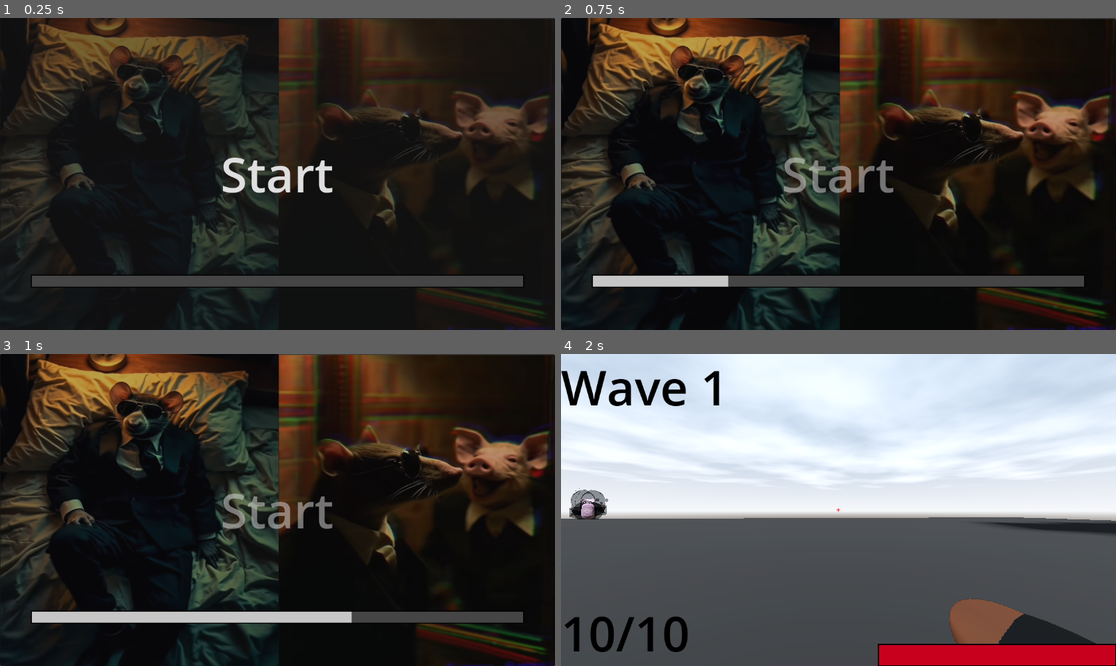
Above: before the commit, frames 1-4 (two rows, left to right).
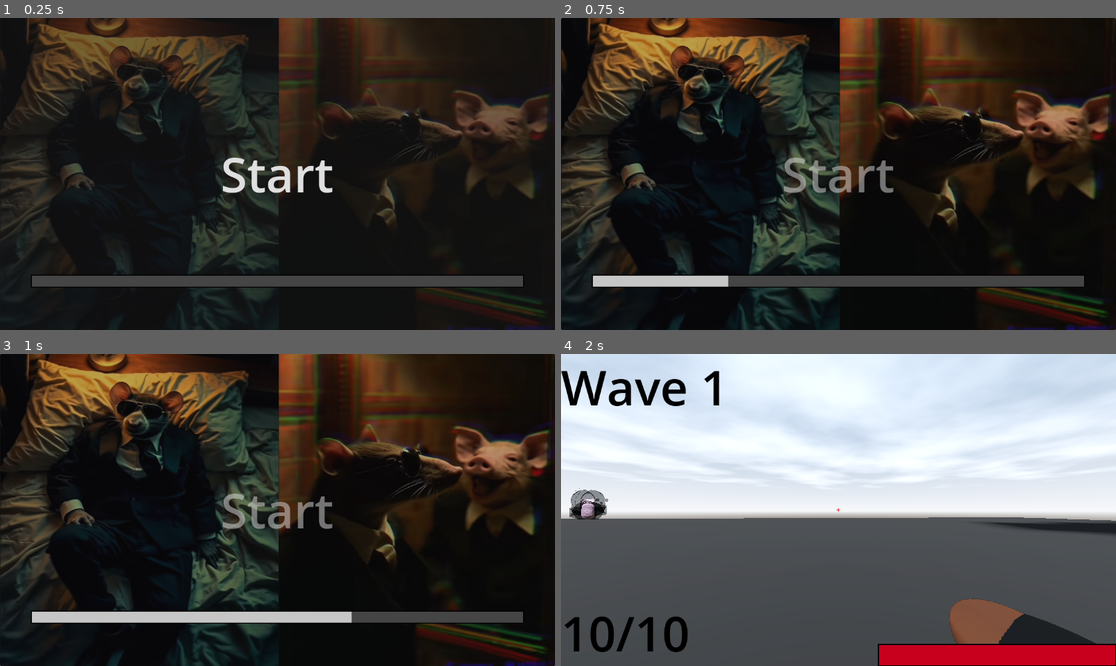
Above: after the commit, the same moments.

Repository: DylanFrenzy/The-Trials-and-Tribulations-of-Tim-Cheese
Game: Godot game, scene res://scenes/hud/start_screen.tscn
Same seed, same stepped clock (60 frames per second), same inputs: the game is played once before the commit and once after it.
Inputs (mouse positions are in pixels of both pictures, inside the frame that each line leads up to):
- Up to frame 1 (0.25 s): no input
- Up to frame 2 (0.75 s): click "Start" at 0.5 s
- Up to frame 3 (1 s): no input
- Up to frame 4 (2 s): move the mouse to (866, 510) at 1.27 s; hold W (move_forward) from 1.28 s (still down); hold Mouse wheel up (change_weapon_scroll) from 1.28 s (still down); tap Space (jump) at 1.52 s

The runs differ from the first frame. In frame 1, 0.3% of the frame differs, in the area x 50-100%, y 0-64%; in frame 2, 0.9%, in the area x 50-100%, y 0-100%; in frame 3, 0.9%; in frame 4, nothing differs.

Commit message:
fixed bozos mistake

Diff:
--- a/3d-project/scenes/hud/start_screen.tscn
+++ b/3d-project/scenes/hud/start_screen.tscn
@@ -37,9 +37,8 @@
 anchor_right = 1.0
 anchor_bottom = 1.0
 offset_left = 2.0
-offset_top = 2.0
 offset_right = 1.0
-offset_bottom = 8.0
+offset_bottom = 6.0
 grow_horizontal = 2
 grow_vertical = 2
 texture = ExtResource("3_q0ubb")
